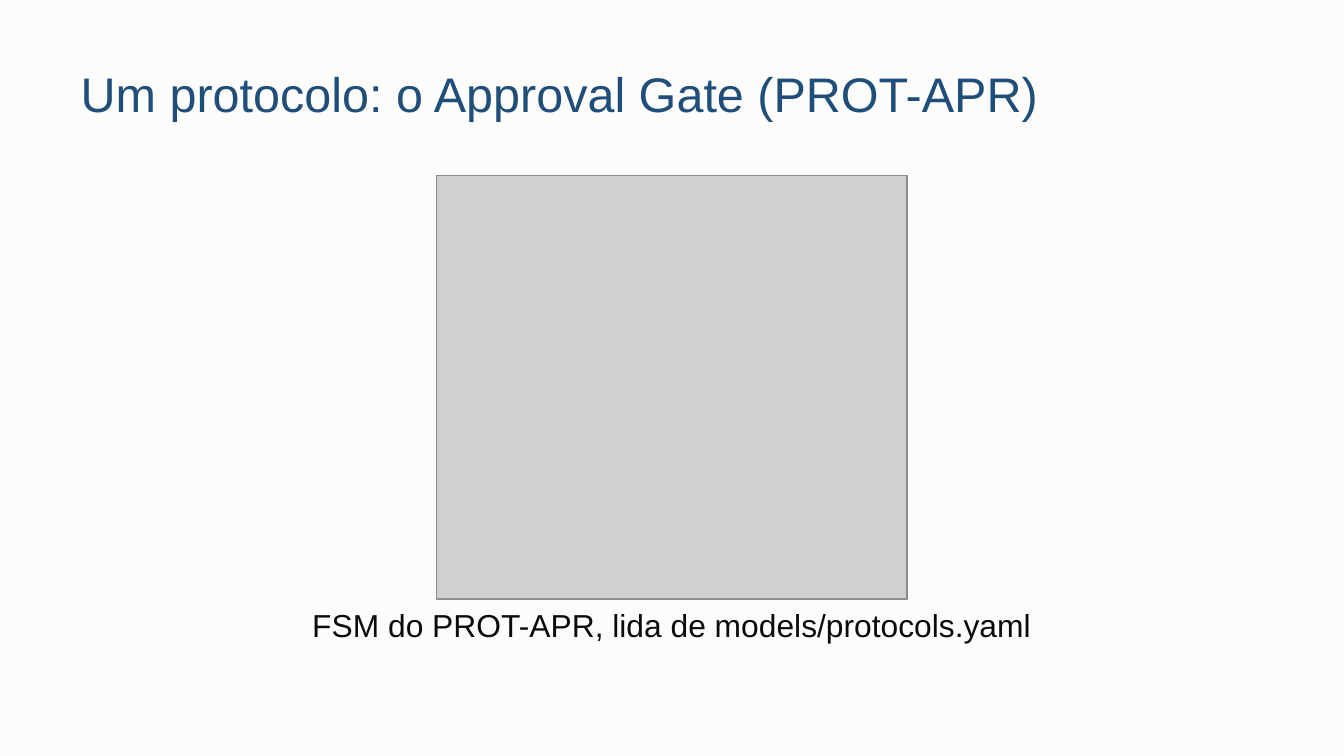
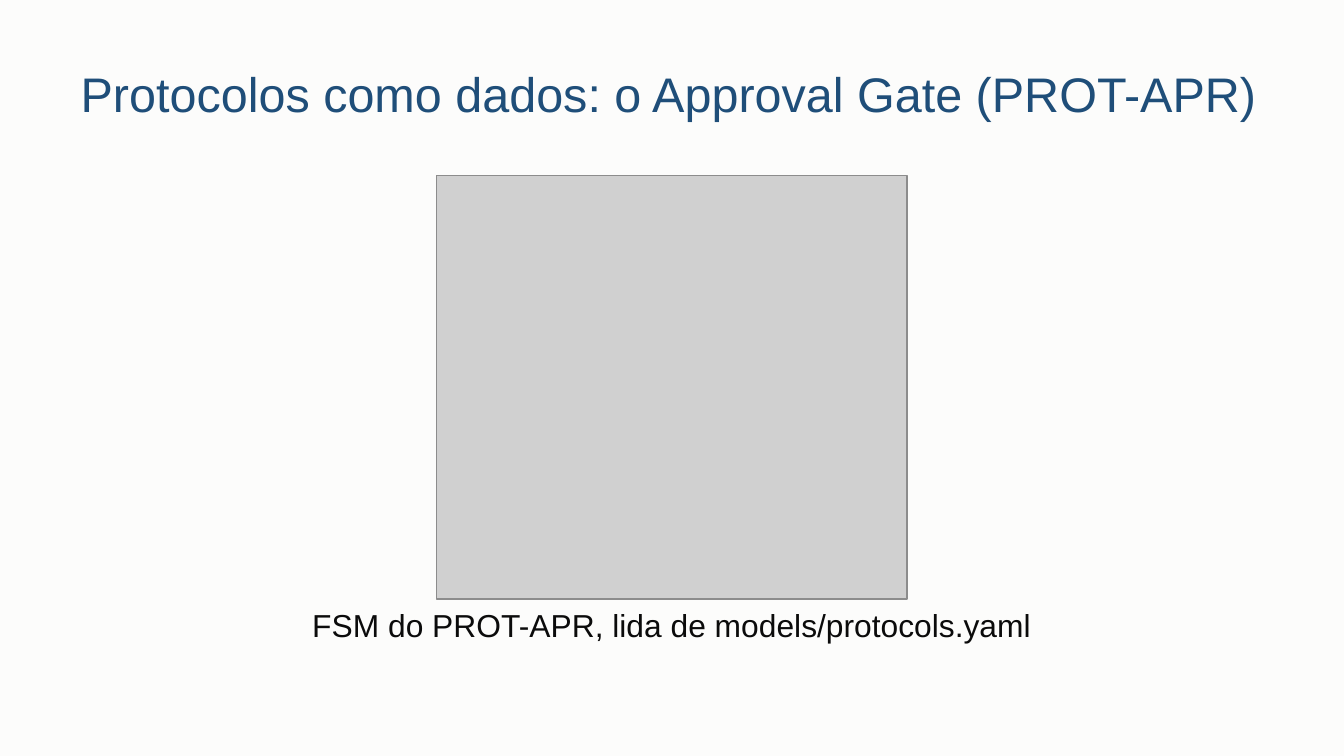
Before and after one commit to danrley-ribeiro/fin-dept-multiagents-project, a slide deck: slide 5 of entregas/dsm4/apresentacao/DSM4-apresentacao.pptx (slide 4 before the commit). Drawn at 1344x756 pixels with LibreOffice and Linux fonts; fonts in the diff are those of the drawing; grey boxes stand for pictures. Boxes give left, top, right and bottom in pixels: in the first picture for what was removed or moved away, otherwise in the second. Text is boxed around its words. In the diff, an @@ line names an element or a change of style, - is before the commit and + after.

```diff
--- a/entregas/dsm4/apresentacao/DSM4-apresentacao.pptx
+++ b/entregas/dsm4/apresentacao/DSM4-apresentacao.pptx
@@ title at <box>81,77,1256,122</box>: text changed @@
-Um protocolo: o Approval Gate (PROT-APR)
+Protocolos como dados: o Approval Gate (PROT-APR)
```
Also in this commit, not shown: 10 other slides changed, 4 slides added, 1 slide removed, 2 other files.
